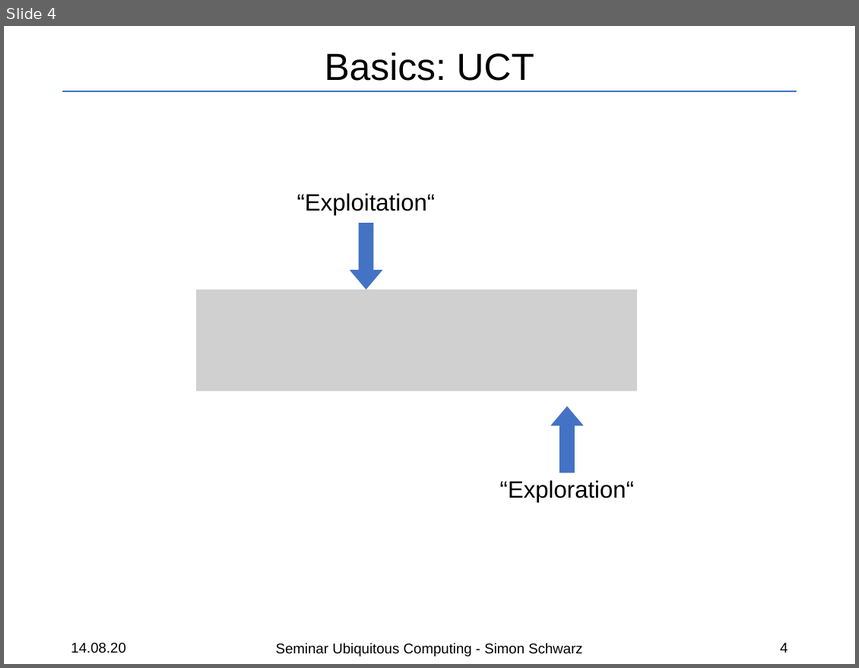
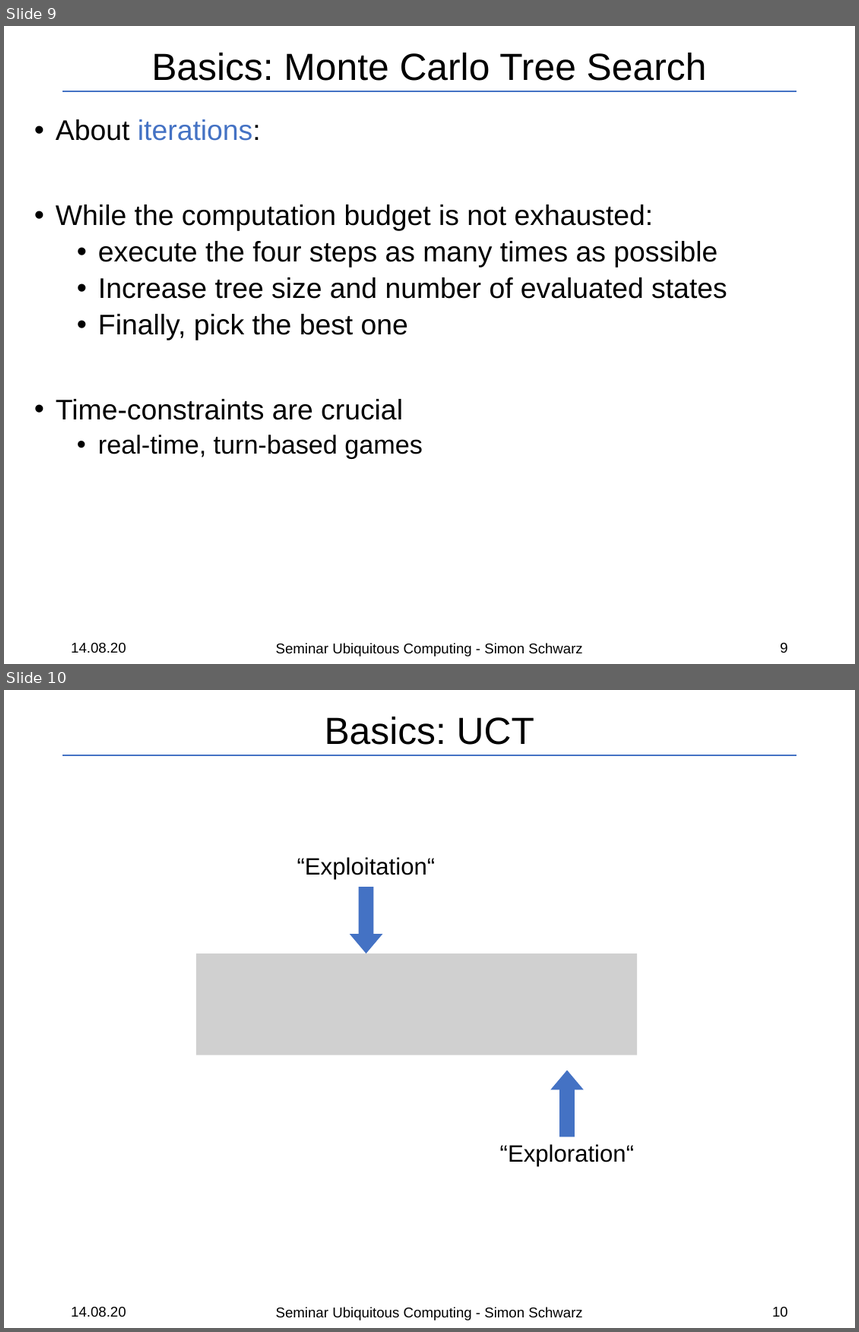
Before and after one commit to SRSchwarz/MCTS-Survey, a slide deck: slides/presentation.pptx. Shown one above the other, each under a label of ours: slide 4 before the commit, slides 9 and 10 after it. The pictures are 859x668 and 859x1332 pixels, drawn with LibreOffice and Linux fonts; fonts in the diff are those of the drawing; grey boxes stand for pictures. Boxes give left, top, right and bottom in pixels: in the first picture for what was removed or moved away, otherwise in the second. Text is boxed around its words. In the diff, an @@ line names an element or a change of style, - is before the commit and + after.

```diff
--- a/slides/presentation.pptx
+++ b/slides/presentation.pptx
@@ slide 9 added at [4, 26, 855, 664], background #FFFFFF @@
@@ title added at [151, 53, 707, 81], 32 pt, text #000000 @@
+Basics: Monte Carlo Tree Search
@@ line added from (63, 91) to (797, 91), #4472C4 1.5 pt @@
@@ text added at [56, 119, 728, 459], 24 pt, text #000000 @@
+• About iterations:
+• While the computation budget is not exhausted:
+  • execute the four steps as many times as possible
+  • Increase tree size and number of evaluated states
+  • Finally, pick the best one
+• Time-constraints are crucial
+  • real-time, turn-based games
@@ text added at [71, 643, 126, 654], 12 pt, text #000000 @@
+14.08.20
@@ text added at [276, 643, 582, 657], 12 pt, text #000000 @@
+Seminar Ubiquitous Computing - Simon Schwarz
@@ page number added at [780, 643, 788, 653], 12 pt, text #000000 @@
+9
@@ what was slide 4 is now slide 10 @@
@@ page number at [772, 1307, 788, 1318]: text changed @@
-4
+10
```
Also in this commit, not shown: 2 slides changed, 5 other slides added, 8 other files.
